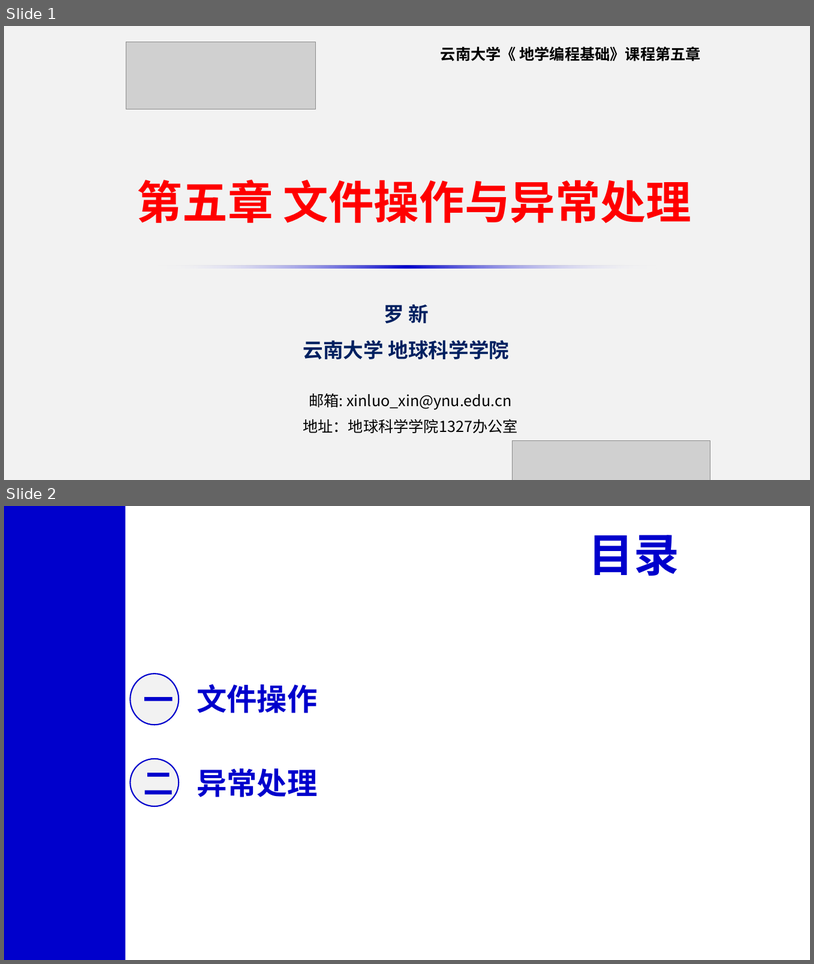
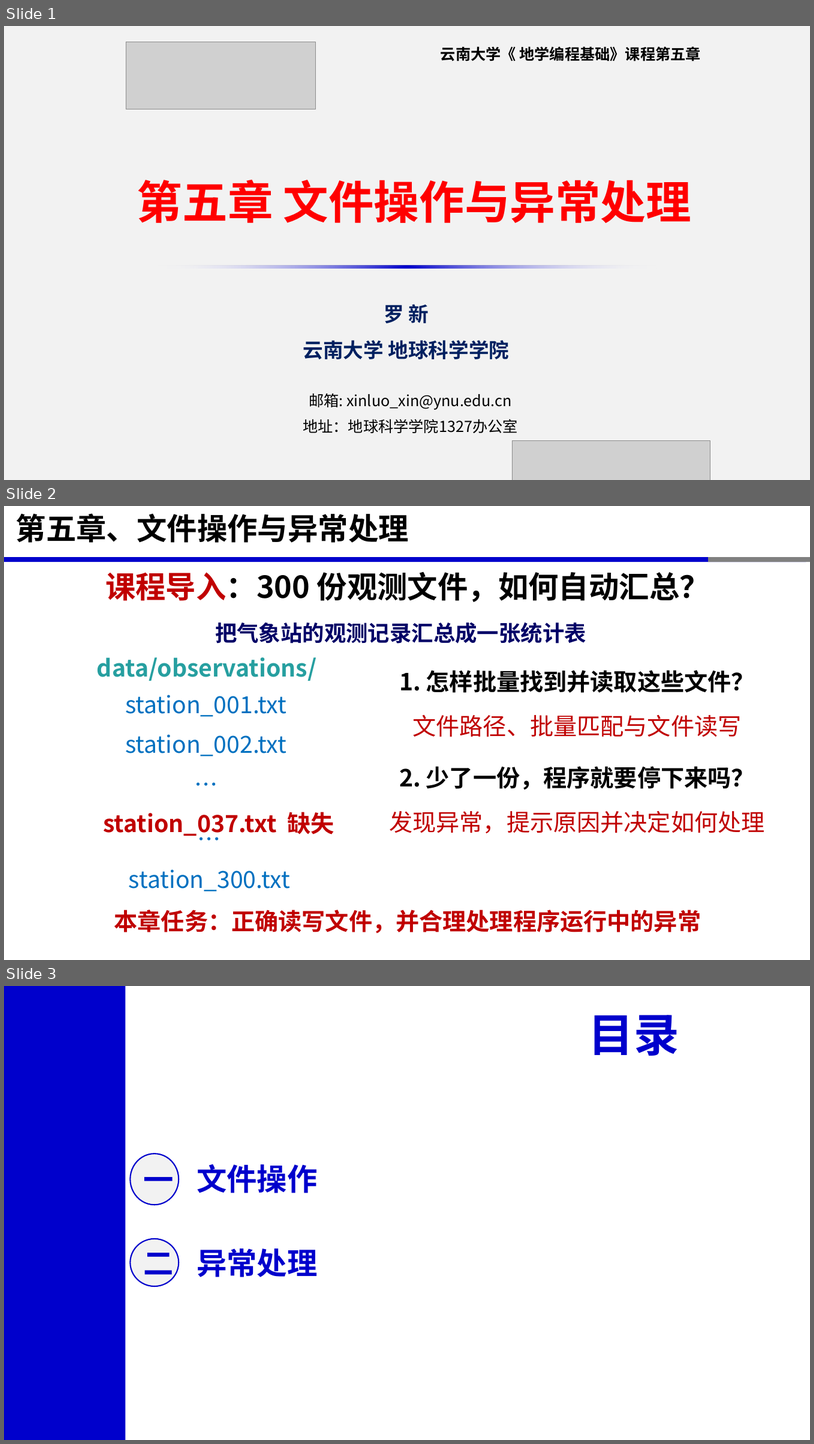
Before and after one commit to xinluo2018/programming-basics, a slide deck: 第5章-文件操作与异常处理/第5章-文件操作与异常处理.pptx. Shown one above the other, each under a label of ours: slides 1 and 2 before the commit, slides 1, 2 and 3 after it. The pictures are 814x964 and 814x1444 pixels, drawn with LibreOffice and Linux fonts; fonts in the diff are those of the drawing; grey boxes stand for pictures. Boxes give left, top, right and bottom in pixels: in the first picture for what was removed or moved away, otherwise in the second. Text is boxed around its words. In the diff, an @@ line names an element or a change of style, - is before the commit and + after.

```diff
--- a/第5章-文件操作与异常处理/第5章-文件操作与异常处理.pptx
+++ b/第5章-文件操作与异常处理/第5章-文件操作与异常处理.pptx
@@ slide 2 added at (x1=4, y1=506, x2=810, y2=960), background #FFFFFF @@
@@ text added at (x1=16, y1=513, x2=409, y2=543), 36 pt, text #000000, bold @@
+第五章、文件操作与异常处理
@@ round same rect added at (x1=4, y1=557, x2=806, y2=562), fill #0000CC @@
@@ round same rect added at (x1=708, y1=557, x2=810, y2=562), fill #808080 @@
@@ text added at (x1=105, y1=572, x2=710, y2=602), 36 pt, text #000000, bold @@
+课程导入：300 份观测文件，如何自动汇总？
@@ text added at (x1=215, y1=622, x2=587, y2=643), 26 pt, text #000066, bold @@
+把气象站的观测记录汇总成一张统计表
@@ text added at (x1=97, y1=657, x2=317, y2=681), 28 pt, text #269FA0, bold @@
+data/observations/
@@ text added at (x1=399, y1=670, x2=755, y2=693), 28 pt, text #000000, bold @@
+1. 怎样批量找到并读取这些文件？
@@ text added at (x1=125, y1=694, x2=287, y2=756), 28 pt, text #0070C0 @@
+station_001.txt
+station_002.txt
+…
@@ text added at (x1=413, y1=715, x2=741, y2=736), 28 pt, text #C00000 @@
+文件路径、批量匹配与文件读写
@@ text added at (x1=399, y1=766, x2=755, y2=789), 28 pt, text #000000, bold @@
+2. 少了一份，程序就要停下来吗？
@@ text added at (x1=103, y1=811, x2=334, y2=838), 28 pt, text #C00000, bold @@
+station_037.txt 缺失
@@ text added at (x1=389, y1=811, x2=765, y2=833), 28 pt, text #C00000 @@
+发现异常，提示原因并决定如何处理
@@ text added at (x1=129, y1=869, x2=290, y2=891), 28 pt, text #0070C0 @@
+…
+station_300.txt
@@ text added at (x1=114, y1=909, x2=702, y2=933), 28 pt, text #C00000, bold @@
+本章任务：正确读写文件，并合理处理程序运行中的异常
@@ what was slide 2 is now slide 3 @@
```
Also in this commit, not shown: 8 slides changed, 4 other slides added, 2 slides removed, 7 other files.
